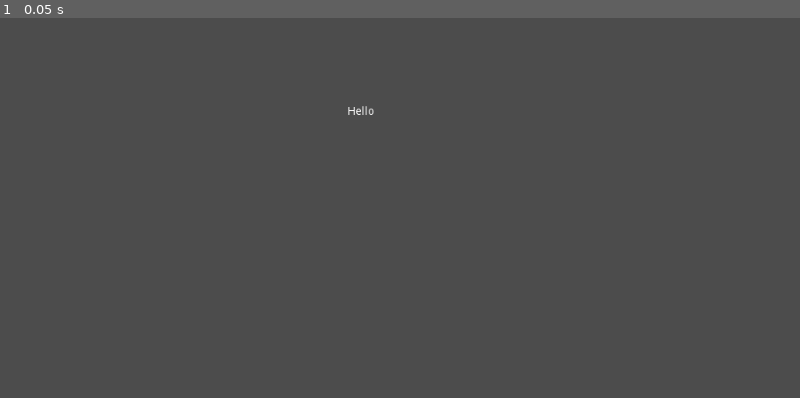
Above: before the commit, frame 1.
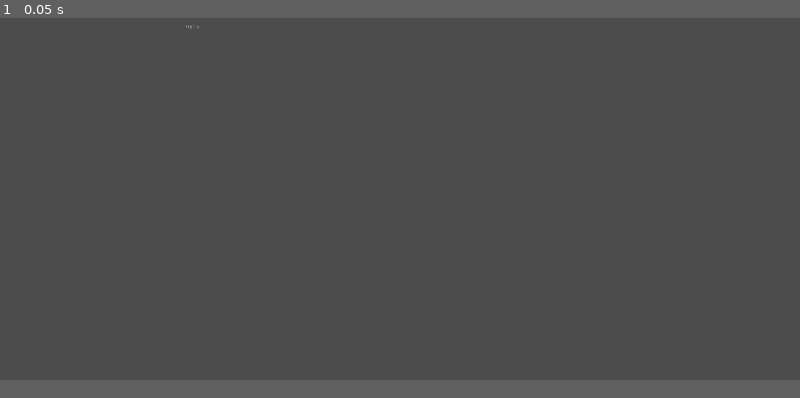
Above: after the commit, the same moment.

Repository: bsu-cs315/Project_2
Game: Godot game, scene res://src/Main.tscn
Two runs of this game, one before a commit and one after it. Both use one fixed random seed, a clock stepped at 60 frames per second and the inputs below.
Inputs:
- Up to frame 1 (0.05 s): no input
In our replay, the window is 800x468 before the commit and 800x450 after it. These sizes can differ from the game's own. Grey fills any space a smaller window leaves; there, only what the larger window draws over its background counts as a difference.

The runs differ from the first frame. In frame 1, less than 0.1% of the frame differs, in the area x 23-47%, y 1-26%.

Commit message:
Update window settings

Diff:
--- a/Godot_project/project.godot
+++ b/Godot_project/project.godot
@@ -19,6 +19,13 @@
 run/main_scene="res://src/Main.tscn"
 config/icon="res://icon.png"
 
+[display]
+
+window/size/width=1920
+window/size/height=1080
+window/stretch/mode="2d"
+window/stretch/aspect="expand"
+
 [rendering]
 
 environment/default_environment="res://default_env.tres"
--- a/Godot_project/src/Main.tscn
+++ b/Godot_project/src/Main.tscn
@@ -3,10 +3,10 @@
 [node name="Main" type="Node2D"]
 
 [node name="Label" type="Label" parent="."]
-margin_left = 444.77
-margin_top = 226.274
-margin_right = 484.77
-margin_bottom = 240.274
+margin_left = 445.0
+margin_top = 226.0
+margin_right = 485.0
+margin_bottom = 240.0
 text = "Hello"
 __meta__ = {
 "_edit_use_anchors_": false
